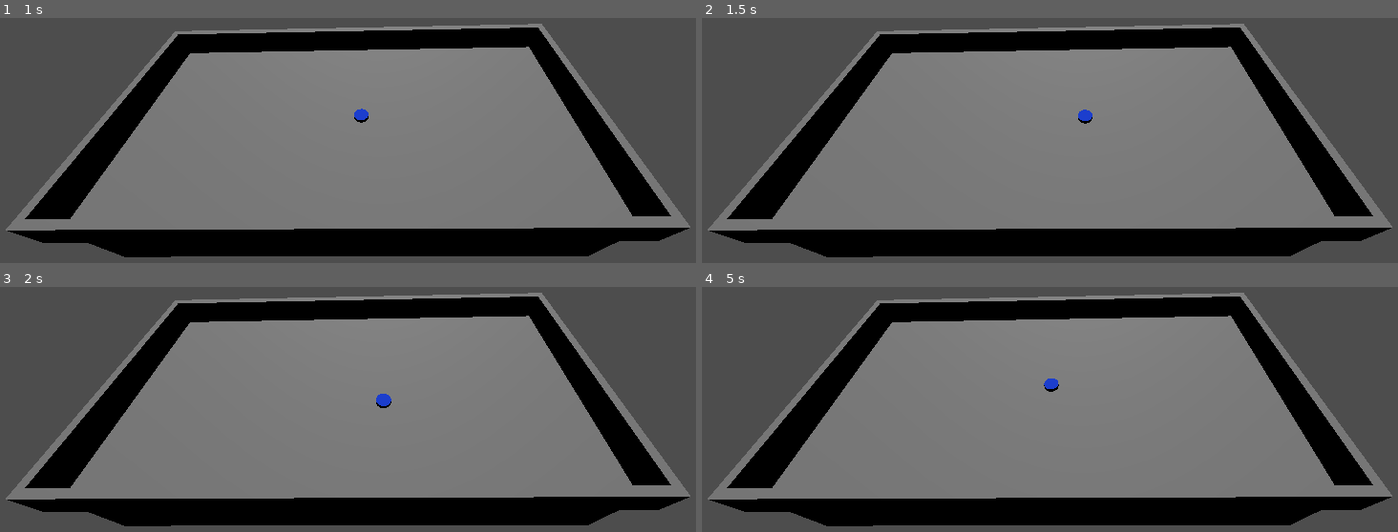
Above: before the commit, frames 1-4 (two rows, left to right).
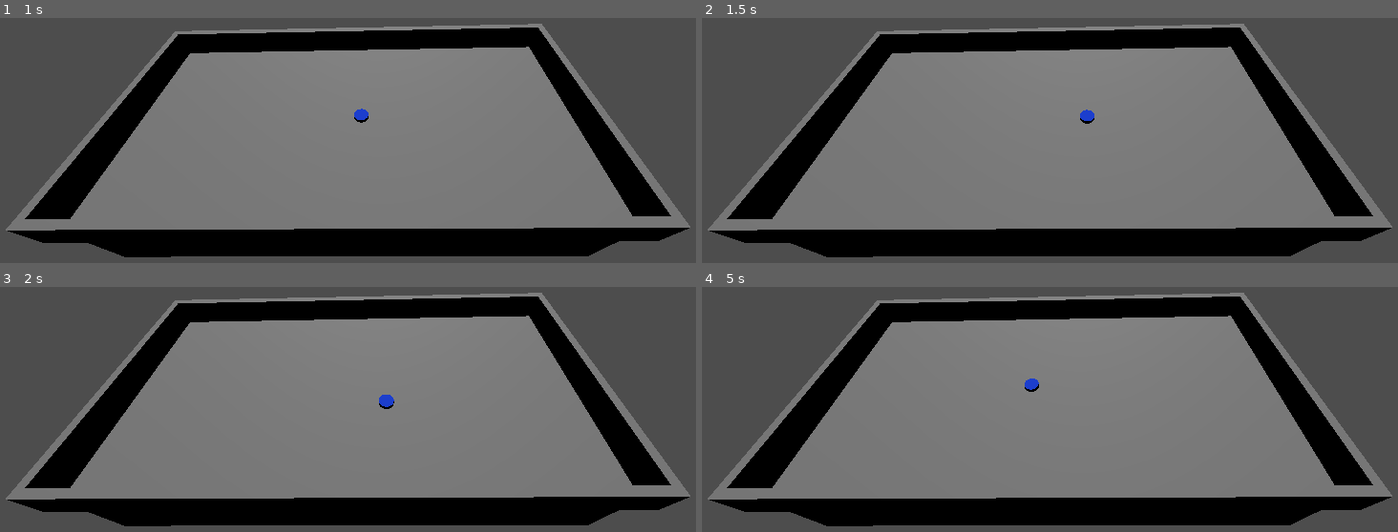
Above: after the commit, the same moments.

Repository: M-E-7/claude-hockey-game
Game: Godot game, scene res://root.tscn
Same seed, same stepped clock (60 frames per second), same inputs: the game is played once before the commit and once after it.
Inputs:
- Up to frame 1 (1 s): tap Enter at 0.5 s; hold Right (ui_right) from 0.53 s (still down)
- Up to frame 2 (1.5 s): tap Space at 1.25 s; release Right (ui_right) at 1.28 s; hold Down (ui_down) from 1.28 s (still down)
- Up to frame 3 (2 s): keep holding Down (ui_down)
- Up to frame 4 (5 s): release Down (ui_down) at 2.03 s; hold Right (ui_right) 2.03-2.78 s; hold Up (ui_up) 2.78-3.53 s; hold Left (ui_left) from 3.53 s (still down); tap Enter at 4.25 s

Frame 1 is identical in both runs. In frame 2, less than 0.1% of the frame differs, in the area x 54-57%, y 37-44%; in frame 3, less than 0.1%; in frame 4, 0.2%, in the area x 46-52%, y 37-43%.

Commit message:
Adjusted movement parameters

Diff:
--- a/claude-hockey-game/scenes/entities/player/player_character.gd
+++ b/claude-hockey-game/scenes/entities/player/player_character.gd
@@ -2,8 +2,10 @@
 
 # Movement parameters
 @export var acceleration: float = 12.0
-@export var max_speed: float = 8.0
+# @export var max_speed: float = 8.0
+@export var max_speed: float = 15.0
 @export var friction: float = 0.15  # Ice friction (lower = more slippery)
+# @export var friction: float = 15
 @export var turn_speed: float = 3.0
 
 # Physics
